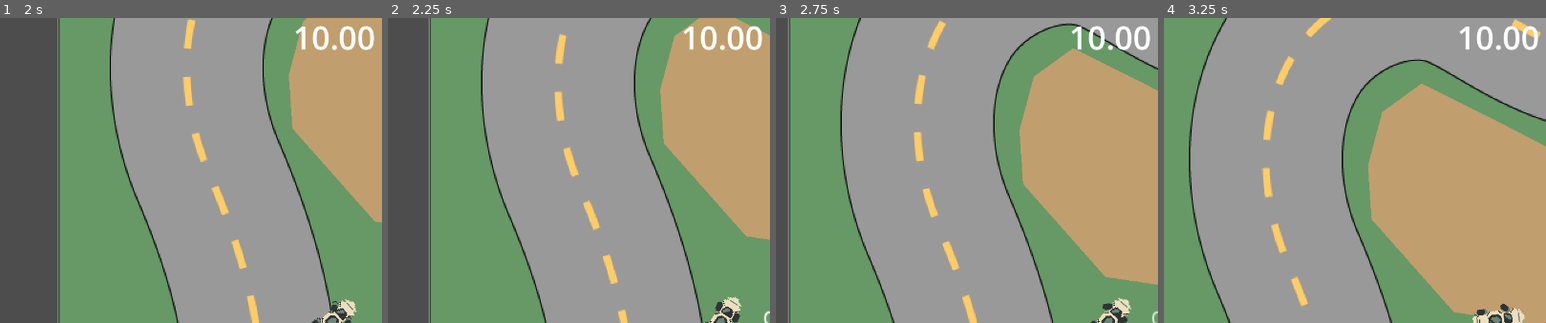
Above: before the commit, frames 1-4 (left to right).
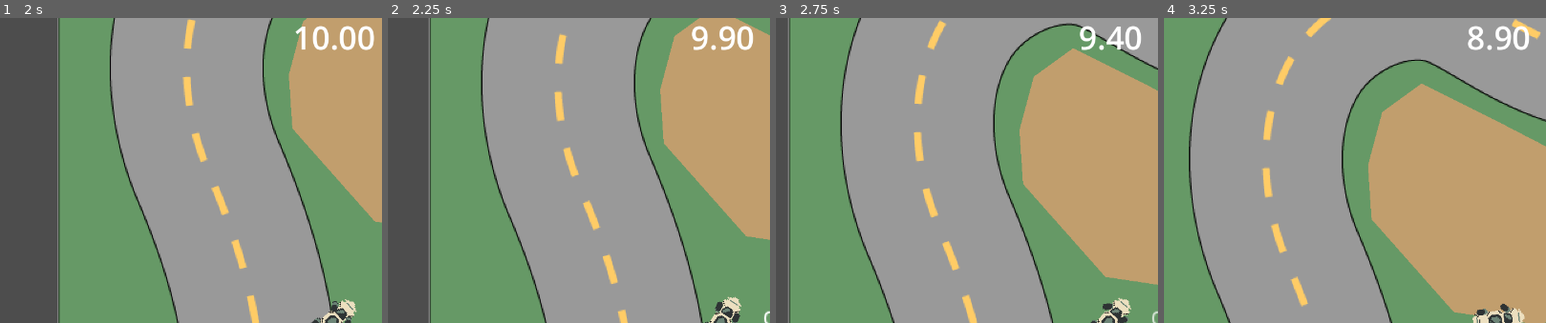
Above: after the commit, the same moments.

Repository: PGComai/Made-at-the-MADE-2025
Game: Godot game, scene res://scenes/racetrack2/racetrack2.tscn
Same seed, same stepped clock (60 frames per second), same inputs: the game is played once before the commit and once after it.
Inputs:
- Up to frame 1 (2 s): hold D (right) 0.53-1.28 s; hold A (left) from 1.28 s (still down)
- Up to frame 2 (2.25 s): release A (left) at 2.03 s; hold D (right) from 2.03 s (still down)
- Up to frame 3 (2.75 s): keep holding D (right)
- Up to frame 4 (3.25 s): keep holding D (right)
The pictures show only the part of the screen within x 6-56%, y 0-50%; the shares and areas given below are measured in that part.

Frame 1 is identical in both runs. In frame 2, 0.9% of the frame differs, in the area x 77-98%, y 2-11%; in frame 3, 0.9%; in frame 4, 0.9%.

Commit message:
Update life timer

Diff:
--- a/main.gd
+++ b/main.gd
@@ -4,8 +4,11 @@
 const GAME_OVER = preload("uid://cdmwdc4fob4s2")
 
 
+@export var car: Car
 @onready var label_time_left: Label = $LabelTimeLeft
 
+func _process(_delta: float) -> void:
+	label_time_left.text = "%.2f" % car.life
 
 func game_over() -> void:
 	var new_game_over = GAME_OVER.instantiate()
--- a/scenes/racetrack2/racetrack2.tscn
+++ b/scenes/racetrack2/racetrack2.tscn
@@ -15,7 +15,7 @@
 [sub_resource type="LabelSettings" id="LabelSettings_gq24m"]
 font_size = 54
 
-[node name="UX" type="Control"]
+[node name="UX" type="Control" node_paths=PackedStringArray("car")]
 layout_mode = 3
 anchors_preset = 15
 anchor_right = 1.0
@@ -23,6 +23,7 @@
 grow_horizontal = 2
 grow_vertical = 2
 script = ExtResource("1_gq24m")
+car = NodePath("TextureRect/SubViewport/Racetrack2/Car")
 
 [node name="TextureRect" type="TextureRect" parent="."]
 layout_mode = 1
